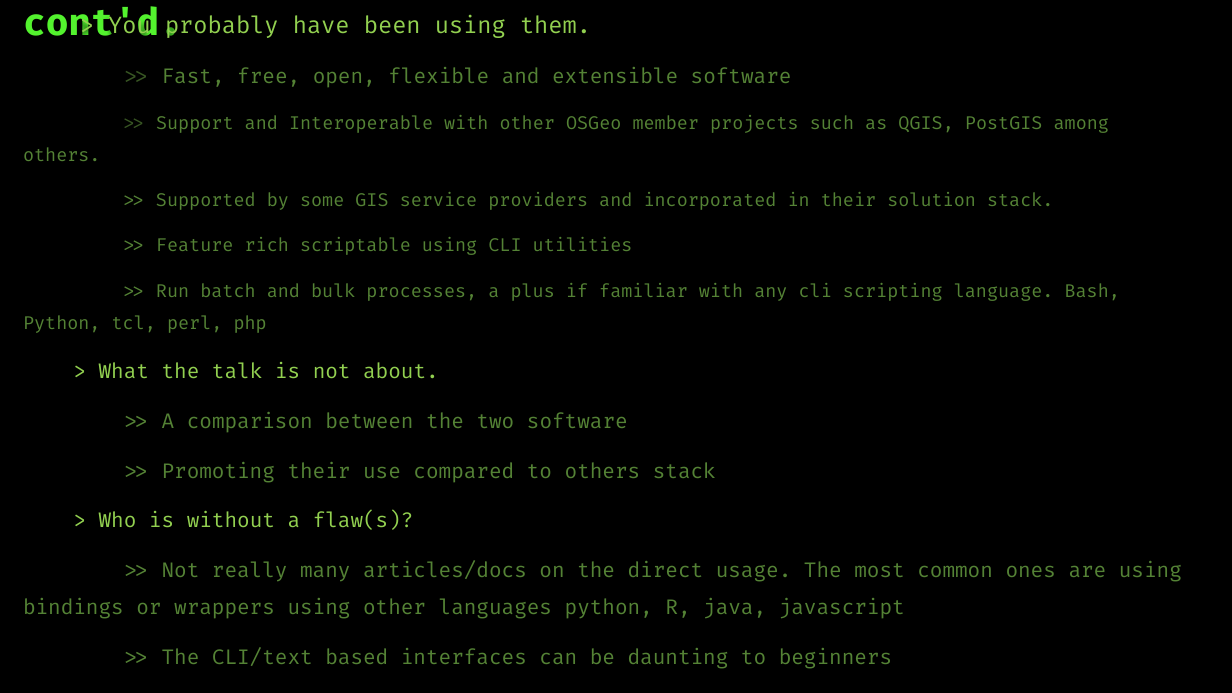
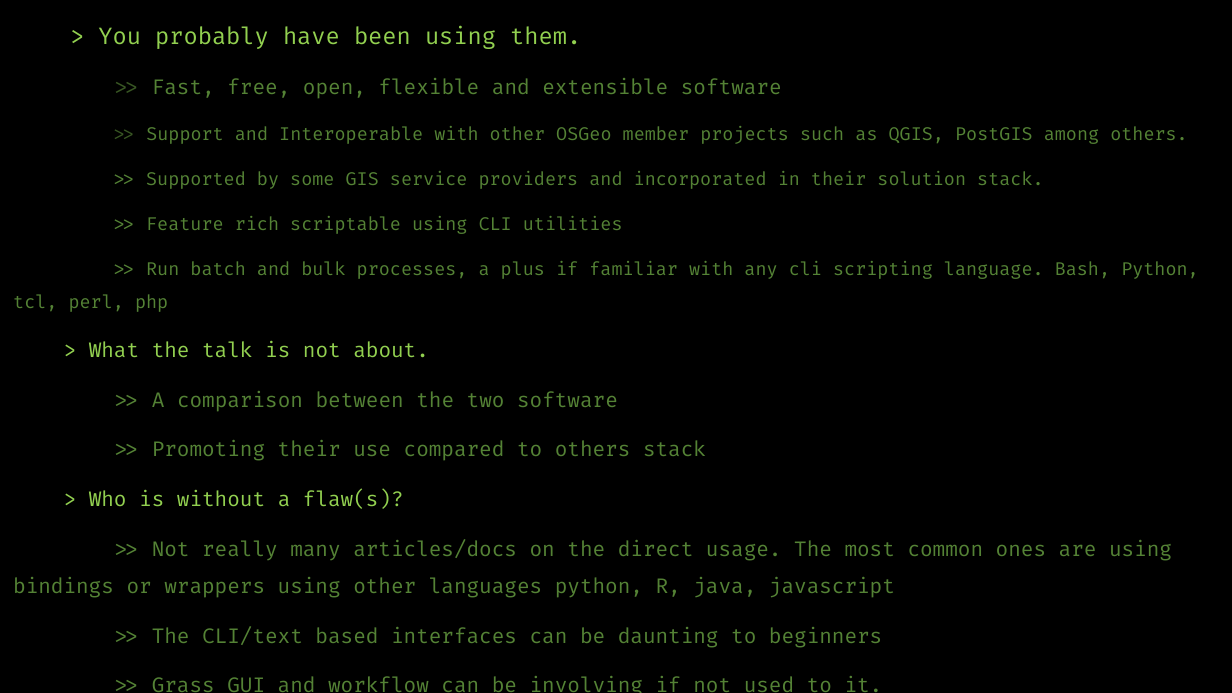
Before and after one commit to koyo-nic/gdal-grass-2021, a slide deck: slide 5 of Presentation.pptx. Drawn at 1232x693 pixels with LibreOffice and Linux fonts; fonts in the diff are those of the drawing; background and template pictures are left out. Boxes give left, top, right and bottom in pixels: in the first picture for what was removed or moved away, otherwise in the second. Text is boxed around its words. In the diff, an @@ line names an element or a change of style, - is before the commit and + after.

Commit message:
minor

```diff
--- a/Presentation.pptx
+++ b/Presentation.pptx
@@ text "> You probably have been ..." rewrapped from (23,14,1182,669) to (13,25,1199,693) @@
@@ title removed at (23,6,182,38) @@
-cont'd.
```
Also in this commit, not shown: 1 slide added.
